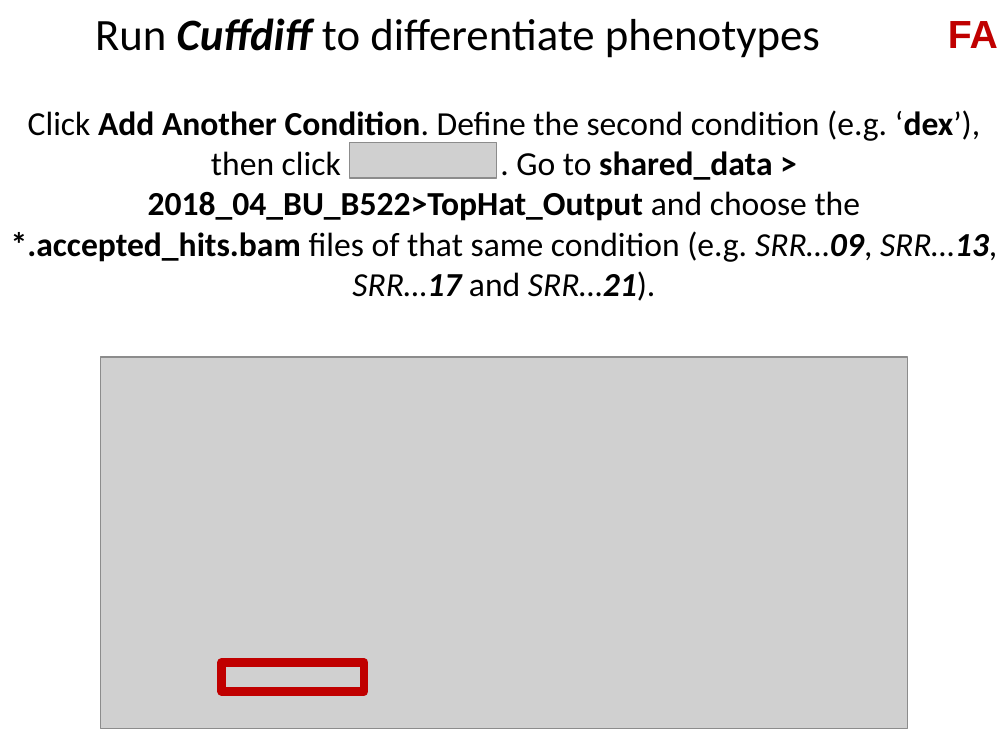
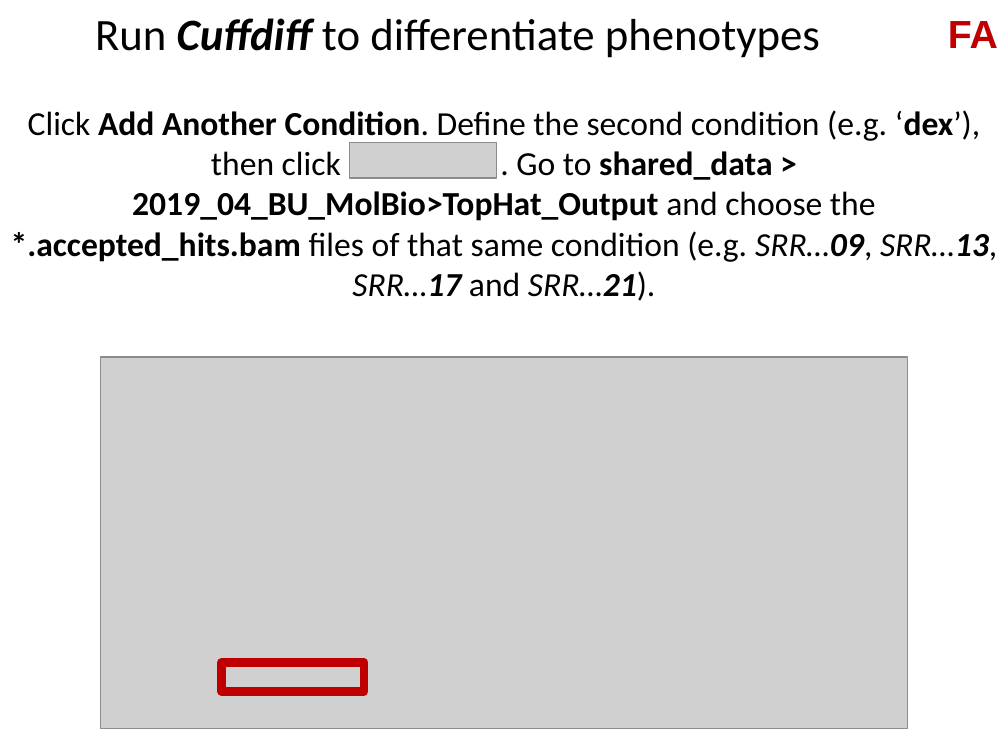
Before and after one commit to genepattern/tutorial-materials, a slide deck: slide 32 of BU_MolBio_RNAseq_in_GP_workshop/slides/2019-04-04_04_GPWorkshop_RNA-Seq in GenePattern.pptx. Drawn at 1008x756 pixels with LibreOffice and Linux fonts; fonts in the diff are those of the drawing; grey boxes stand for pictures. Boxes give left, top, right and bottom in pixels: in the first picture for what was removed or moved away, otherwise in the second. Text is boxed around its words. In the diff, an @@ line names an element or a change of style, - is before the commit and + after.

```diff
--- a/BU_MolBio_RNAseq_in_GP_workshop/slides/2019-04-04_04_GPWorkshop_RNA-Seq in GenePattern.pptx
+++ b/BU_MolBio_RNAseq_in_GP_workshop/slides/2019-04-04_04_GPWorkshop_RNA-Seq in GenePattern.pptx
@@ text at box(11, 110, 997, 301): text changed @@
-Click Add Another Condition. Define the second condition (e.g. ‘dex’), then click . Go to shared_data > 2018_04_BU_B522>TopHat_Output and choose the *.accepted_hits.bam files of that same condition (e.g. SRR…09, SRR…13, SRR…17 and SRR…21).
+Click Add Another Condition. Define the second condition (e.g. ‘dex’), then click . Go to shared_data > 2019_04_BU_MolBio>TopHat_Output and choose the *.accepted_hits.bam files of that same condition (e.g. SRR…09, SRR…13, SRR…17 and SRR…21).
```
Also in this commit, not shown: 4 other slides changed.
